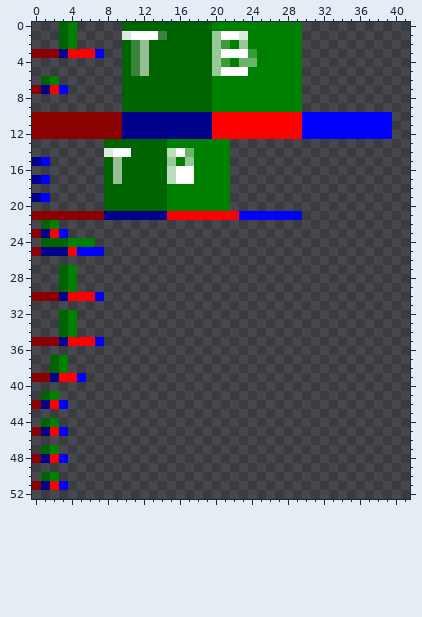
Two versions of one pixel-art sprite, assetSources/models/ModellogicFunctionAnd.png. Above is the file before it was changed.
The file is 64x64 pixels. Colours within 5 levels of each other are drawn and written as one. Shown: x 0..41, y 0..52.
After the commit:
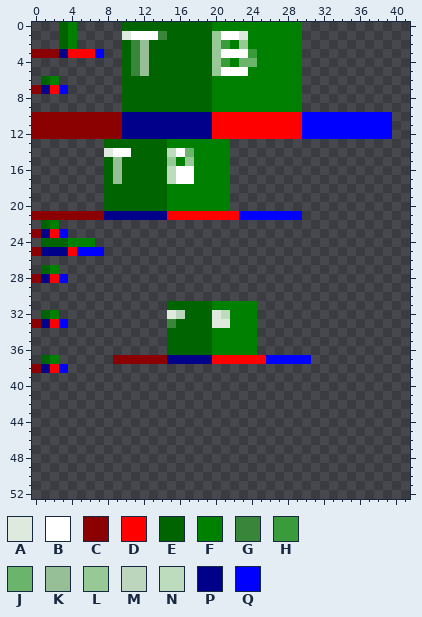
Palette (. is transparent): A #dfebdffe  B #ffffff  C #8b0000  D #ff0000  E #006400  F #008000  G #398539fe  H #399b39fe  J #6bb46bfe  K #97bf97fe  L #97ca97fe  M #bdd6bdfe  N #bdddbdfe  P #00008b  Q #0000ff
Difference:
Changed rows in their new state; - is an unchanged pixel.
first column x 0:
15 ..
17 ..
19 ..
first column x 0:
27 -EF..--------------------------
28 CPDQ.--------------------------
29 ---..--------------------------
30 ........-----------------------
31 ---------------EEEEEFFFFF------
32 -EF..----------AMEEEANFFF------
33 CPDQ.----------GEEEEAAFFF------
34 ---..----------EEEEEFFFFF------
35 ........-------EEEEEFFFFF------
36 ---------------EEEEEFFFFF------
37 -EF.-----CCCCCCPPPPPDDDDDDQQQQQ
38 CPDQ---------------------------
39 ......-------------------------
41 -..----------------------------
42 ....---------------------------
44 -..----------------------------
45 ....---------------------------
47 -..----------------------------
48 ....---------------------------
50 -..----------------------------
51 ....---------------------------
Changed places in both pictures, as pixel boxes (x1, y1, x2, y2):
erased: (32, 157, 50, 202)
changed: (32, 265, 311, 490)
